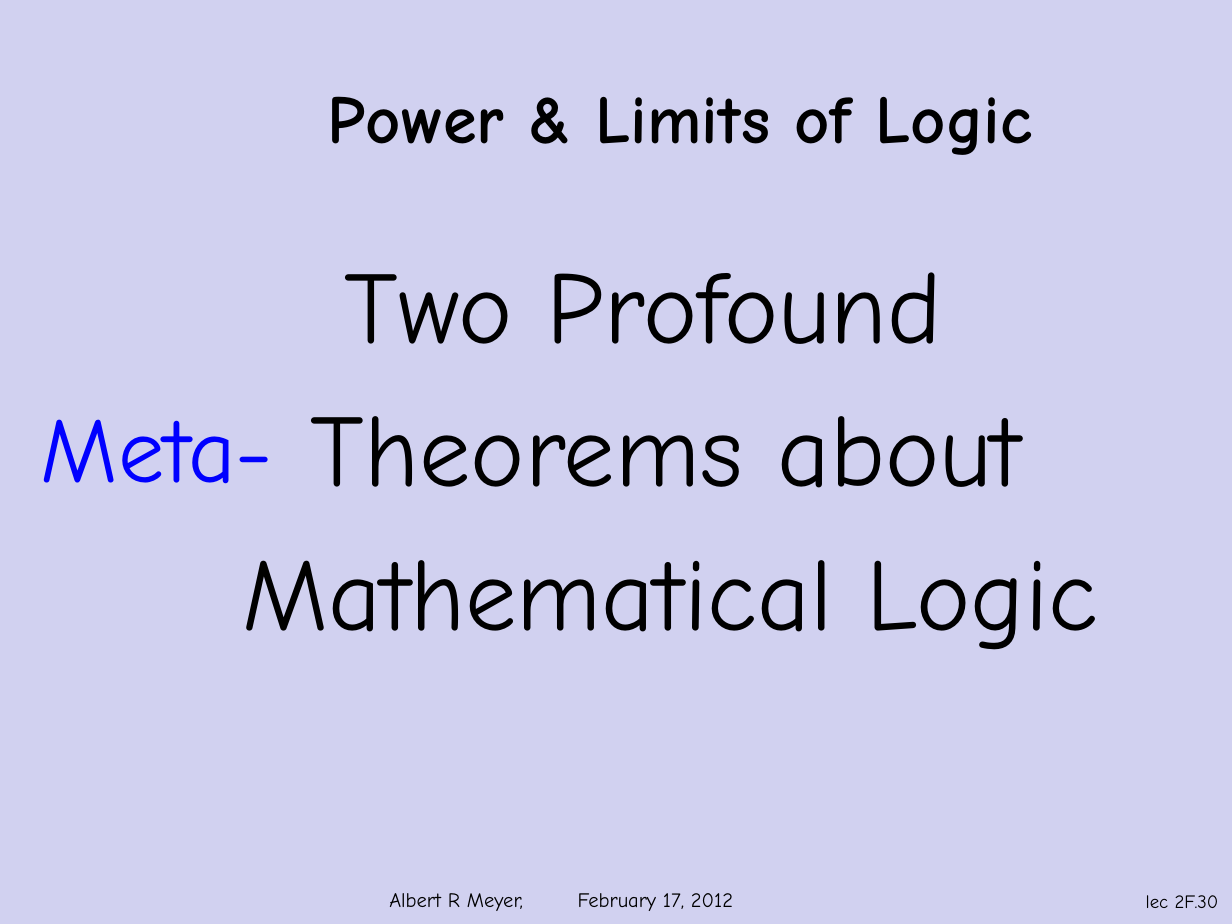
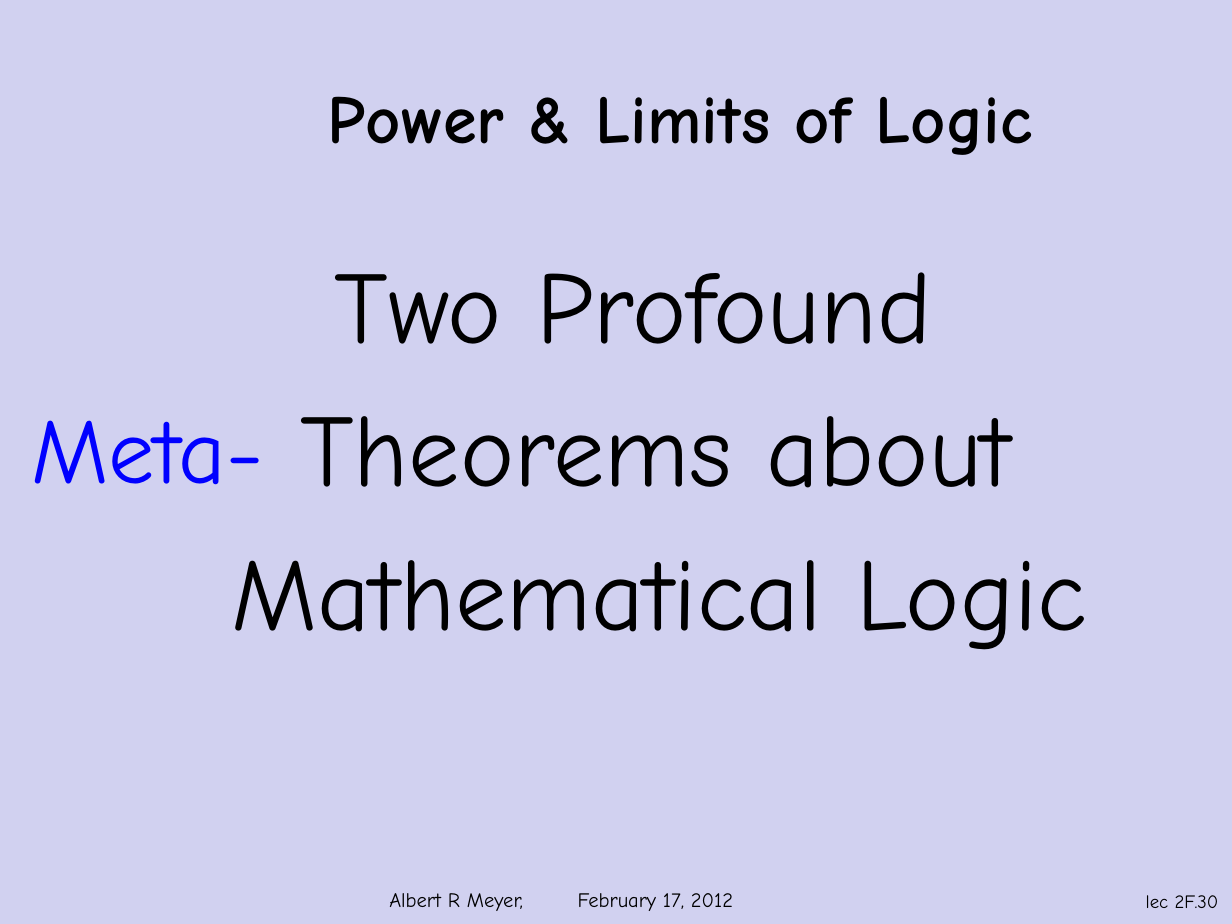
Before and after one commit to armeyer/mcs_web, a slide deck: slide 30 of spring12/slidesS12/slides2f.pptx. Drawn at 1232x924 pixels with LibreOffice and Linux fonts; fonts in the diff are those of the drawing; background and template pictures are left out. Boxes give left, top, right and bottom in pixels: in the first picture for what was removed or moved away, otherwise in the second. Text is boxed around its words. In the diff, an @@ line names an element or a change of style, - is before the commit and + after.

```diff
--- a/spring12/slidesS12/slides2f.pptx
+++ b/spring12/slidesS12/slides2f.pptx
@@ text "Two Profound": place and size @@
-text "Two Profound" at <box>242,272,1098,650</box>
+text "Two Profound" at <box>232,272,1087,650</box>
@@ text "Meta-": place and size @@
-text "Meta-" at <box>41,419,273,484</box>
+text "Meta-" at <box>31,420,263,485</box>
```
Also in this commit, not shown: 8 other slides changed, 5 other files.
